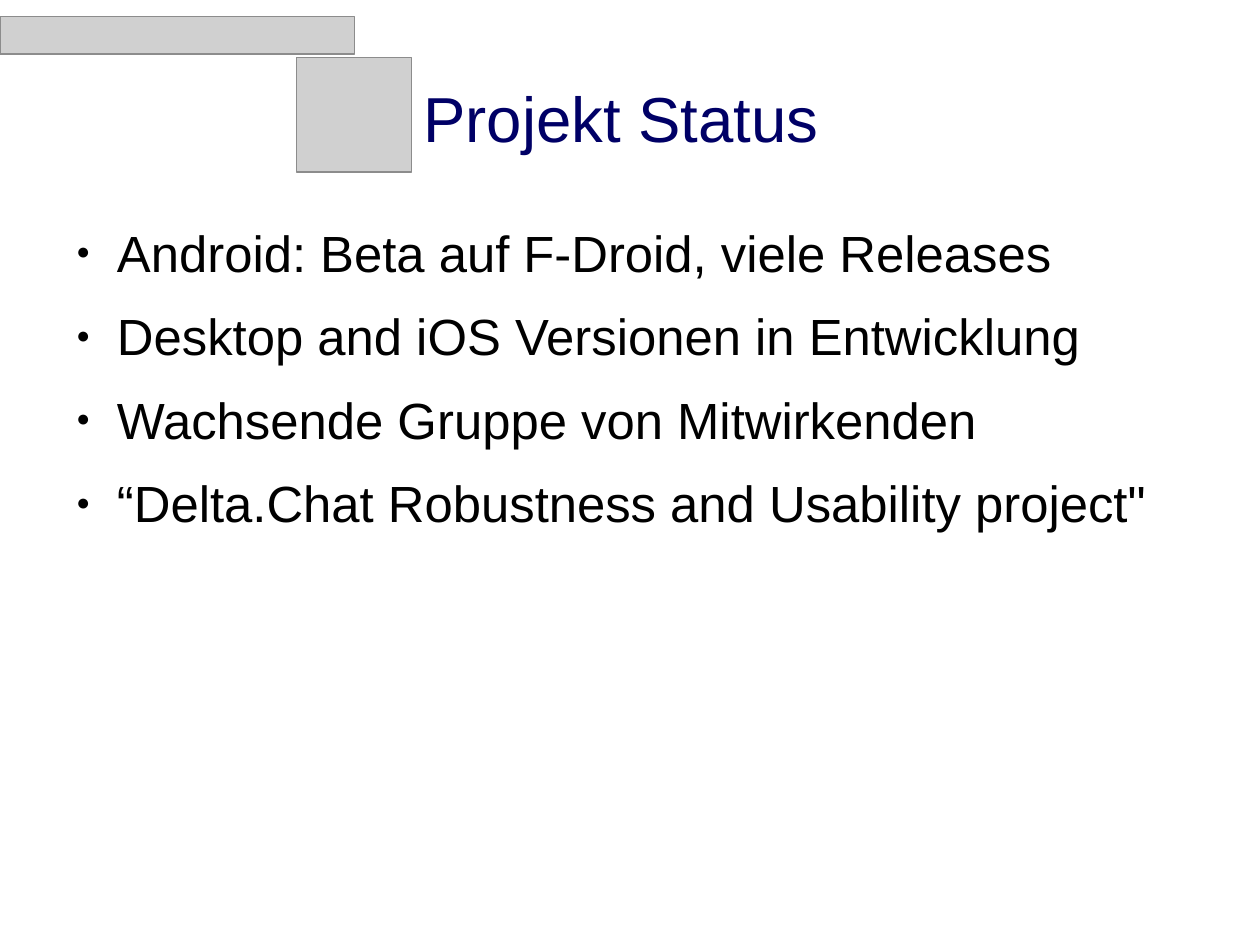
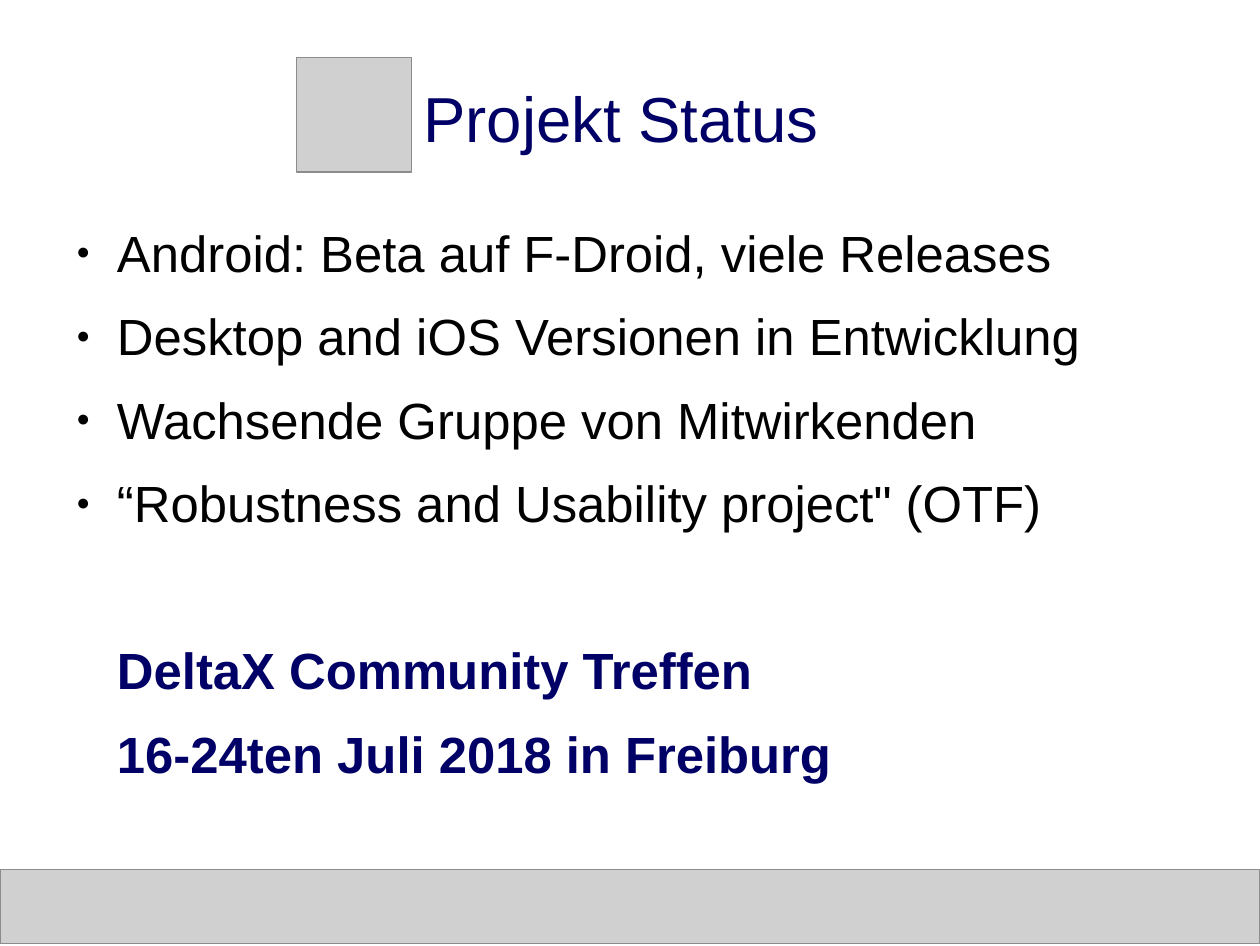
Before and after one commit to deltachat/playground, a slide deck: slide 9 of talks/dud-2018-delta.odp (slide 2 before the commit). Drawn at 1260x946 pixels with LibreOffice and Linux fonts; fonts in the diff are those of the drawing; grey boxes stand for pictures. Boxes give left, top, right and bottom in pixels: in the first picture for what was removed or moved away, otherwise in the second. Text is boxed around its words. In the diff, an @@ line names an element or a change of style, - is before the commit and + after.

```diff
--- a/talks/dud-2018-delta.odp
+++ b/talks/dud-2018-delta.odp
@@ text at box(117, 485, 1041, 783): text changed; text colour #000000 to #000066; bold on @@
-● “Delta.Chat Robustness and Usability project"
+● “Robustness and Usability project" (OTF)
+DeltaX Community Treffen
+16-24ten Juli 2018 in Freiburg
@@ picture: place and size @@
-picture at box(0, 17, 354, 55)
+picture at box(0, 869, 1260, 943)
```
Also in this commit, not shown: 5 other slides changed, 3 slides added, 2 slides removed.
